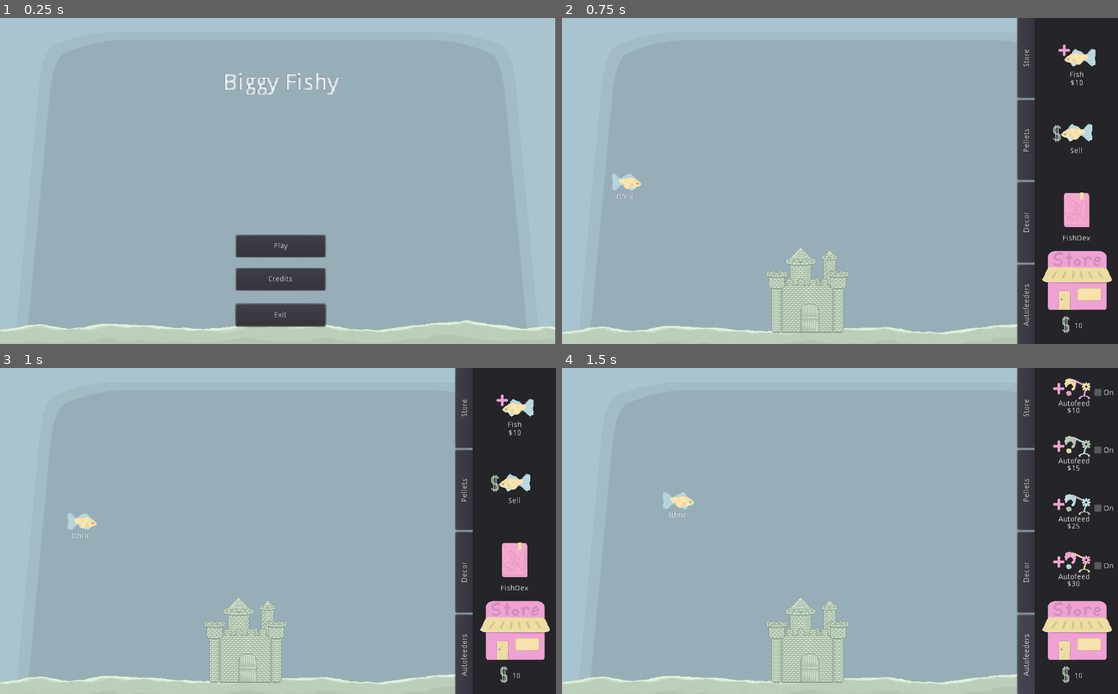
Above: before the commit, frames 1-4 (two rows, left to right).
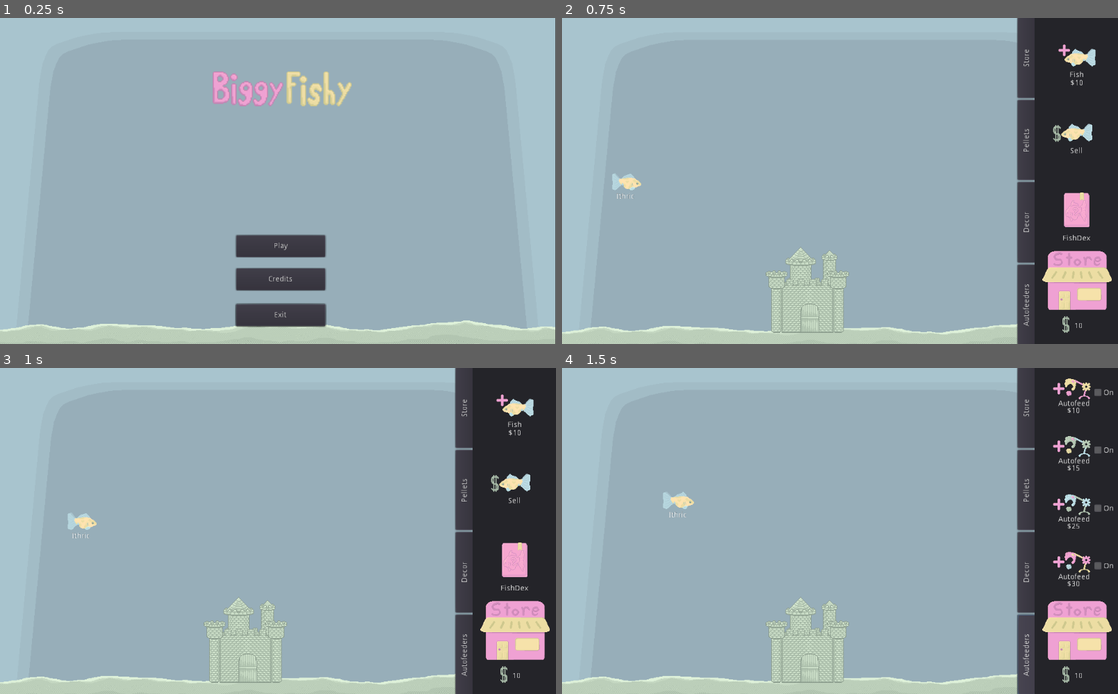
Above: after the commit, the same moments.

Repository: Struckdown/oohgamejam2020
Game: Godot game, scene res://Scenes/MainMenu.tscn
Two runs of this game, one before a commit and one after it. Both use one fixed random seed, a clock stepped at 60 frames per second and the inputs below.
Inputs:
- Up to frame 1 (0.25 s): no input
- Up to frame 2 (0.75 s): click "Play" at 0.5 s
- Up to frame 3 (1 s): no input
- Up to frame 4 (1.5 s): click "Autofeeders" at 1.25 s

The runs differ from the first frame. In frame 1, 1.5% of the frame differs, in the area x 38-64%, y 16-28%; in frame 2, nothing differs; in frame 3, nothing differs; in frame 4, nothing differs.

Commit message:
Integrated title, making build

Diff:
--- a/src/Scenes/MainMenu.tscn
+++ b/src/Scenes/MainMenu.tscn
@@ -1,30 +1,17 @@
-[gd_scene load_steps=3 format=2]
+[gd_scene load_steps=4 format=2]
 
 [ext_resource path="res://Art/background/background.png" type="Texture" id=1]
 [ext_resource path="res://Scripts/MainMenu.gd" type="Script" id=2]
+[ext_resource path="res://Art/HUD Elements/Title.png" type="Texture" id=3]
 
 [node name="MainMenu" type="Node"]
 script = ExtResource( 2 )
 
 [node name="CanvasLayer" type="CanvasLayer" parent="."]
 
-[node name="Sprite" type="Sprite" parent="CanvasLayer"]
+[node name="Background" type="Sprite" parent="CanvasLayer"]
 position = Vector2( 510.862, 299.752 )
 texture = ExtResource( 1 )
-
-[node name="GameNameLbl" type="Label" parent="CanvasLayer"]
-anchor_right = 1.0
-anchor_bottom = 1.0
-margin_left = 350.891
-margin_top = 99.5982
-margin_right = -561.109
-margin_bottom = -486.402
-rect_scale = Vector2( 3, 3 )
-text = "Biggy Fishy"
-align = 1
-__meta__ = {
-"_edit_use_anchors_": false
-}
 
 [node name="CreditsLbl" type="Label" parent="CanvasLayer"]
 visible = false
@@ -85,6 +72,11 @@
 __meta__ = {
 "_edit_use_anchors_": false
 }
+
+[node name="GameName" type="Sprite" parent="CanvasLayer"]
+position = Vector2( 519.646, 130.149 )
+scale = Vector2( 2, 2 )
+texture = ExtResource( 3 )
 [connection signal="pressed" from="CanvasLayer/PlayButton" to="." method="_on_PlayButton_pressed"]
 [connection signal="pressed" from="CanvasLayer/CreditsButton" to="." method="_on_CreditsButton_pressed"]
 [connection signal="pressed" from="CanvasLayer/BackButton" to="." method="_on_BackButton_pressed"]
Not shown, added: src/Art/HUD Elements/Title.png.import
